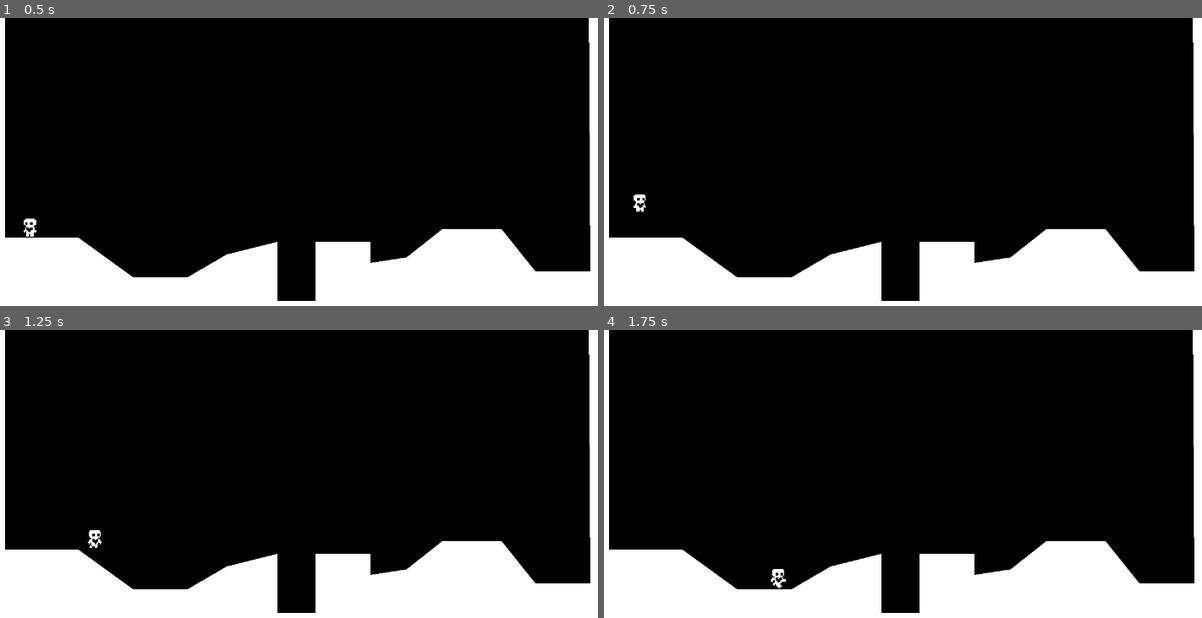
Above: before the commit, frames 1-4 (two rows, left to right).
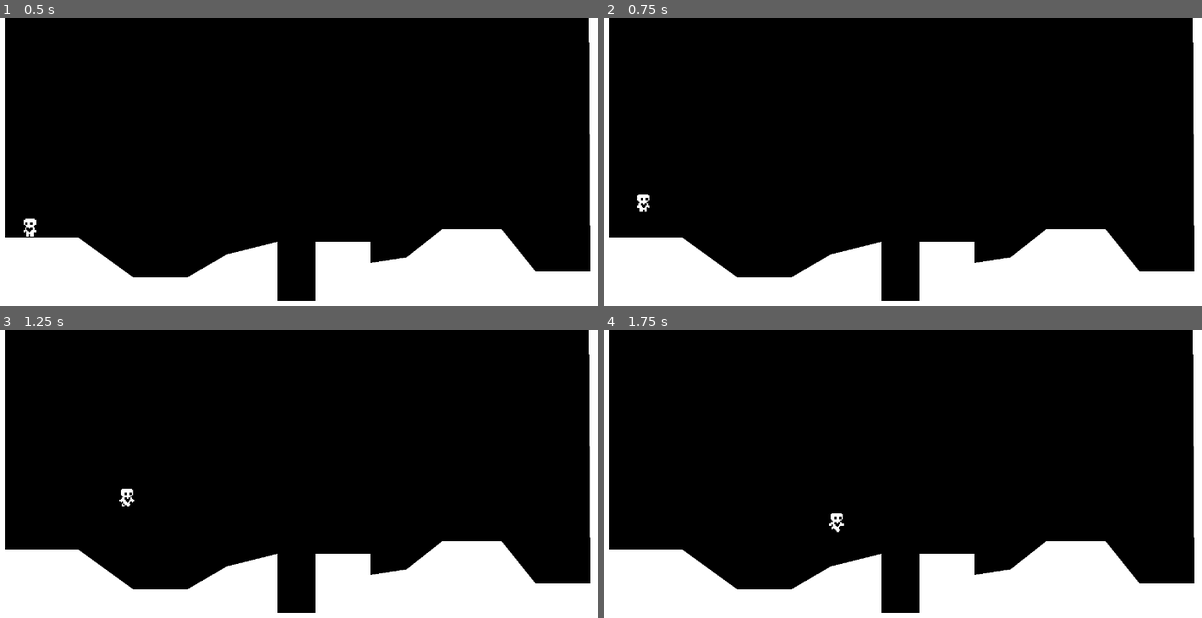
Above: after the commit, the same moments.

Repository: hailey201/newHeartPlatformer
Game: Godot game, scene res://world.tscn
Two runs of this game, one before a commit and one after it. Both use one fixed random seed, a clock stepped at 60 frames per second and the inputs below.
Inputs:
- Up to frame 1 (0.5 s): no input
- Up to frame 2 (0.75 s): tap Enter (ui_accept) at 0.5 s; hold Right (ui_right) from 0.53 s (still down)
- Up to frame 3 (1.25 s): keep holding Right (ui_right); tap Enter (ui_accept) at 0.77 s
- Up to frame 4 (1.75 s): keep holding Right (ui_right); tap Enter (ui_accept) at 1.52 s

Frame 1 is identical in both runs. In frame 2, 0.1% of the frame differs, in the area x 4-8%, y 61-68%; in frame 3, 0.2%; in frame 4, 0.2%, in the area x 27-41%, y 63-90%.

Commit message:
CoyoteJumpTimer

Diff:
--- a/player.gd
+++ b/player.gd
@@ -1,15 +1,15 @@
 extends CharacterBody2D
 
 
-const SPEED = 300.0
-const ACCELERATION = 500.0
-const FRICTION = 600.0
+const SPEED = 400.0
+const ACCELERATION = 800.0
+const FRICTION = 1000.0
 const JUMP_VELOCITY = -400.0
 
 var gravity = ProjectSettings.get_setting("physics/2d/default_gravity")
 
 @onready var animated_sprite_2d = $AnimatedSprite2D
-
+@onready var coyote_jump_timer = $CoyoteJumpTimer
 func _physics_process(delta):
 	apply_gravity(delta)
 	handle_jump()
@@ -19,17 +19,21 @@
 
 	apply_friction(input_axis, delta)
 	update_animations(input_axis)
+	var was_on_floor = is_on_floor()
 	move_and_slide()
+	var just_left_ledge = was_on_floor and not is_on_floor() and velocity.y >= 0
+	if just_left_ledge:
+		coyote_jump_timer.start()
 
 func apply_gravity(delta):
 	if not is_on_floor():
 		velocity.y += gravity * delta
 
 func handle_jump():
-	if is_on_floor():
+	if is_on_floor or  coyote_jump_timer.time_left >0.0:
 		if Input.is_action_just_pressed("ui_accept"):
 			velocity.y = JUMP_VELOCITY
-	else:
+	if not is_on_floor():
 		if Input.is_action_just_released("ui_accept") and velocity.y < JUMP_VELOCITY / 2 :
 			velocity.y = JUMP_VELOCITY / 2
 
--- a/world.tscn
+++ b/world.tscn
@@ -17,3 +17,7 @@
 
 [node name="Player" parent="." instance=ExtResource("2_fnafn")]
 position = Vector2(176, 392)
+
+[node name="CoyoteJumpTimer" type="Timer" parent="Player"]
+wait_time = 0.15
+one_shot = true
